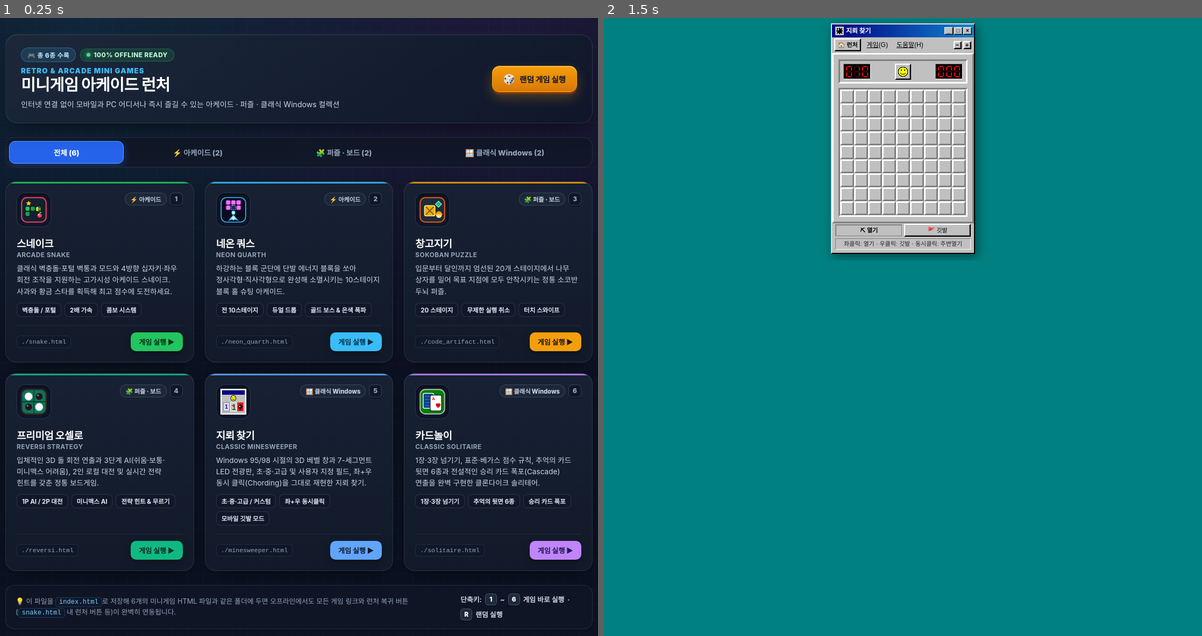
Above: before the commit, frames 1-2 (left to right).
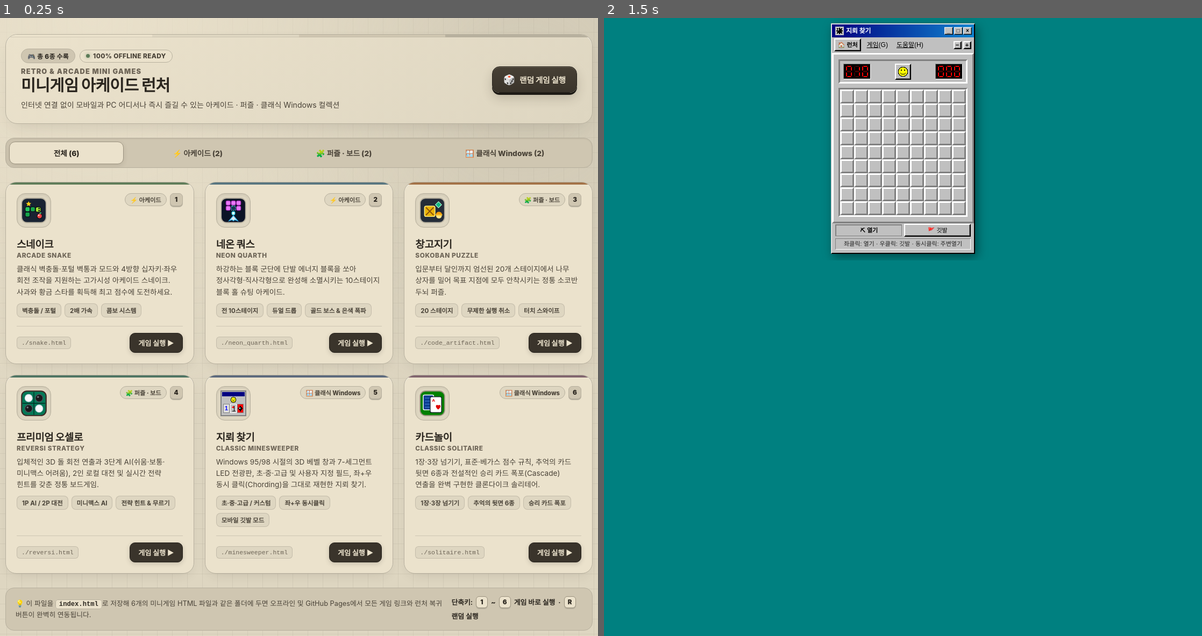
Above: after the commit, the same moments.

Repository: codesamchon/minigames
Game: browser game, page index.html
Same seed, same stepped clock (60 frames per second), same inputs: the game is played once before the commit and once after it.
Inputs:
- Up to frame 1 (0.25 s): no input
- Up to frame 2 (1.5 s): click "1 🪟 클래식 Windows 5 지뢰 찾기 CLASS…" at 0.27 s; hold Left from 1.03 s (still down); tap Space at 1.1 s

The runs differ from the first frame. In frame 1, 99% of the frame differs, in the area x 0-100%, y 0-100%; in frame 2, nothing differs.

Commit message:
Add files via upload

Diff:
--- a/index.html
+++ b/index.html
@@ -5,33 +5,32 @@
   <meta name="viewport" content="width=device-width, initial-scale=1.0, viewport-fit=cover" />
   <meta name="mobile-web-app-capable" content="yes" />
   <meta name="apple-mobile-web-app-capable" content="yes" />
-  <meta name="apple-mobile-web-app-status-bar-style" content="black-translucent" />
-  <meta name="theme-color" content="#0b1120" />
+  <meta name="apple-mobile-web-app-status-bar-style" content="default" />
+  <meta name="theme-color" content="#DED6C1" />
   <title>RETRO &amp; ARCADE MINI GAMES - 미니게임 아케이드 런처</title>
 
   <!-- 외부 CDN 없이 100% 오프라인에서 즉시 동작하는 자체 스타일시트 -->
   <style>
     /* =========================================================================
-       1. 디자인 토큰 & 다크 슬레이트 아케이드 테마 변수
+       1. 디자인 토큰 & 웜 뉴트럴 샌드(Color Hunt Palette) 테마 변수
+          Palette: #EBE2CC · #DED6C1 · #CFC6B1 · #B7B09E
        ========================================================================= */
     :root {
-      --bg-deep: #0b1120;
-      --bg-surface: #111827;
-      --bg-card: #172133;
-      --bg-card-hover: #1e293b;
-      --bg-elevated: #243247;
-      --border-subtle: rgba(148, 163, 184, 0.16);
-      --border-strong: rgba(148, 163, 184, 0.32);
-
-      --text-primary: #f8fafc;
-      --text-secondary: #cbd5e1;
-      --text-muted: #94a3b8;
-
-      --accent-cyan: #38bdf8;
-      --accent-emerald: #22c55e;
-      --accent-amber: #f59e0b;
-      --accent-violet: #a855f7;
-      --accent-rose: #fb7185;
+      /* 핵심 4색 팔레트 */
+      --pal-cream: #EBE2CC;   /* 1단계: 가장 밝은 웜 크림 (카드 & 메인 서피스) */
+      --pal-linen: #DED6C1;   /* 2단계: 소프트 리넨 베이지 (배경 & 내부 웰) */
+      --pal-stone: #CFC6B1;   /* 3단계: 뮤트 스톤 그레이지 (보조 바 & 태그/호버) */
+      --pal-taupe: #B7B09E;   /* 4단계: 딥 토프 (보더, 입체 베벨, 포인트 구조물) */
+
+      /* 가독성을 위한 웜 차콜/에스프레소 텍스트 및 딥 포인트 */
+      --ink-strong: #2B261F;
+      --ink-body: #4A4338;
+      --ink-muted: #6E6557;
+      --ink-cta: #3A342B;
+      --ink-cta-hover: #24201A;
+
+      --border-subtle: rgba(183, 176, 158, 0.65);
+      --border-strong: #9A917E;
 
       --safe-top: env(safe-area-inset-top, 0px);
       --safe-bottom: env(safe-area-inset-bottom, 0px);
@@ -51,8 +50,8 @@
 
     html {
       scroll-behavior: smooth;
-      background-color: var(--bg-deep);
-      color: var(--text-primary);
+      background-color: var(--pal-linen);
+      color: var(--ink-strong);
       font-family: var(--font-sans);
       -webkit-font-smoothing: antialiased;
     }
@@ -62,13 +61,13 @@
       min-height: 100dvh;
       display: flex;
       flex-direction: column;
-      background-color: var(--bg-deep);
-      /* 은은한 아케이드 그리드 및 상단 네온 글로우 배경 */
+      background-color: var(--pal-linen);
+      /* 팔레트 4색이 어우러지는 은은한 그리드 및 상단 크림 광원 배경 */
       background-image:
-        radial-gradient(circle at 18% 0%, rgba(56, 189, 248, 0.13) 0%, transparent 46%),
-        radial-gradient(circle at 82% 6%, rgba(168, 85, 247, 0.12) 0%, transparent 44%),
-        linear-gradient(rgba(148, 163, 184, 0.035) 1px, transparent 1px),
-        linear-gradient(90deg, rgba(148, 163, 184, 0.035) 1px, transparent 1px);
+        radial-gradient(circle at 18% 0%, rgba(235, 226, 204, 0.85) 0%, transparent 50%),
+        radial-gradient(circle at 85% 12%, rgba(183, 176, 158, 0.35) 0%, transparent 46%),
+        linear-gradient(rgba(183, 176, 158, 0.28) 1px, transparent 1px),
+        linear-gradient(90deg, rgba(183, 176, 158, 0.28) 1px, transparent 1px);
       background-size: 100% 100%, 100% 100%, 28px 28px, 28px 28px;
       padding-top: var(--safe-top);
       padding-bottom: var(--safe-bottom);
@@ -97,21 +96,39 @@
     }
 
     /* =========================================================================
-       2. 상단 헤더 영역 (타이틀, 6종 수록 배지, 랜덤 실행 버튼)
+       2. 상단 헤더 영역 (타이틀, 6종 수록 배지, 팔레트 스트립, 랜덤 실행 버튼)
        ========================================================================= */
     .hero-header {
-      background: linear-gradient(145deg, rgba(30, 41, 59, 0.86), rgba(15, 23, 42, 0.92));
-      border: 1px solid var(--border-subtle);
+      background: linear-gradient(145deg, var(--pal-cream) 0%, var(--pal-linen) 100%);
+      border: 1.5px solid var(--pal-taupe);
       border-radius: 22px;
       padding: 20px 20px;
       box-shadow:
-        0 18px 40px -16px rgba(0, 0, 0, 0.65),
-        inset 0 1px 0 rgba(255, 255, 255, 0.07);
+        0 14px 30px -14px rgba(58, 52, 43, 0.18),
+        inset 0 1px 0 rgba(255, 255, 255, 0.65);
       display: flex;
       flex-direction: column;
       gap: 16px;
       position: relative;
       overflow: hidden;
+    }
+
+    /* 상단 4색 팔레트 시그니처 바 */
+    .hero-header::before {
+      content: "";
+      position: absolute;
+      top: 0;
+      left: 0;
+      right: 0;
+      height: 5px;
+      background: linear-gradient(
+        90deg,
+        #EBE2CC 0%, #EBE2CC 25%,
+        #DED6C1 25%, #DED6C1 50%,
+        #CFC6B1 50%, #CFC6B1 75%,
+        #B7B09E 75%, #B7B09E 100%
+      );
+      border-bottom: 1px solid rgba(183, 176, 158, 0.45);
     }
 
     @media (min-width: 768px) {
@@ -119,7 +136,7 @@
         flex-direction: row;
         align-items: center;
         justify-content: space-between;
-        padding: 24px 28px;
+        padding: 26px 28px 24px;
       }
     }
 
@@ -144,31 +161,31 @@
       border-radius: 999px;
       font-size: 0.74rem;
       font-weight: 800;
-      letter-spacing: 0.04em;
-      background: rgba(56, 189, 248, 0.14);
-      border: 1px solid rgba(56, 189, 248, 0.36);
-      color: #bae6fd;
+      letter-spacing: 0.03em;
+      background: var(--pal-stone);
+      border: 1px solid var(--pal-taupe);
+      color: var(--ink-strong);
     }
 
     .status-pill.offline {
-      background: rgba(34, 197, 94, 0.14);
-      border-color: rgba(34, 197, 94, 0.36);
-      color: #bbf7d0;
+      background: var(--pal-cream);
+      border-color: var(--pal-taupe);
+      color: var(--ink-body);
     }
 
     .status-dot {
       width: 7px;
       height: 7px;
       border-radius: 50%;
-      background: #4ade80;
-      box-shadow: 0 0 8px #4ade80;
+      background: #5B7B57;
+      box-shadow: 0 0 6px rgba(91, 123, 87, 0.55);
     }
 
     .hero-eyebrow {
-      font-size: 0.82rem;
+      font-size: 0.8rem;
       font-weight: 900;
       letter-spacing: 0.09em;
-      color: var(--accent-cyan);
+      color: var(--ink-muted);
       text-transform: uppercase;
     }
 
@@ -177,16 +194,16 @@
       font-weight: 900;
       letter-spacing: -0.02em;
       line-height: 1.22;
-      color: #ffffff;
+      color: var(--ink-strong);
     }
 
     .hero-sub {
       font-size: 0.88rem;
-      color: var(--text-secondary);
+      color: var(--ink-body);
       line-height: 1.5;
     }
 
-    /* 랜덤 게임 실행 버튼 */
+    /* 랜덤 게임 실행 버튼 (레트로 키캡 입체감) */
     .hero-actions {
       display: flex;
       align-items: center;
@@ -198,9 +215,9 @@
       width: 100%;
       padding: 13px 20px;
       border-radius: 14px;
-      border: 1px solid rgba(250, 204, 21, 0.5);
-      background: linear-gradient(180deg, #f59e0b 0%, #d97706 100%);
-      color: #0f172a;
+      border: 1.5px solid var(--ink-cta-hover);
+      background: linear-gradient(180deg, #474035 0%, var(--ink-cta) 100%);
+      color: var(--pal-cream);
       font-family: inherit;
       font-size: 0.92rem;
       font-weight: 900;
@@ -211,9 +228,9 @@
       justify-content: center;
       gap: 8px;
       box-shadow:
-        0 4px 0 #78350f,
-        0 10px 22px rgba(245, 158, 11, 0.28),
-        inset 0 1px 0 rgba(255, 255, 255, 0.45);
+        0 4px 0 #1E1B16,
+        0 10px 20px rgba(43, 38, 31, 0.2),
+        inset 0 1px 0 rgba(235, 226, 204, 0.22);
       transition: transform 0.1s ease, filter 0.15s ease, box-shadow 0.1s ease;
     }
 
@@ -224,14 +241,14 @@
     }
 
     .random-btn:hover {
-      filter: brightness(1.07);
+      filter: brightness(1.08);
     }
 
     .random-btn:active {
       transform: translateY(3px);
       box-shadow:
-        0 1px 0 #78350f,
-        0 4px 10px rgba(245, 158, 11, 0.25);
+        0 1px 0 #1E1B16,
+        0 4px 10px rgba(43, 38, 31, 0.18);
     }
 
     .dice-icon {
@@ -254,9 +271,10 @@
       gap: 8px;
       overflow-x: auto;
       padding: 6px;
-      background: rgba(17, 24, 39, 0.85);
-      border: 1px solid var(--border-subtle);
+      background: var(--pal-stone);
+      border: 1.5px solid var(--pal-taupe);
       border-radius: 16px;
+      box-shadow: inset 0 1px 3px rgba(58, 52, 43, 0.08);
       scrollbar-width: none;
     }
 
@@ -270,7 +288,7 @@
       border-radius: 11px;
       border: 1px solid transparent;
       background: transparent;
-      color: var(--text-muted);
+      color: var(--ink-body);
       font-family: inherit;
       font-size: 0.86rem;
       font-weight: 800;
@@ -284,15 +302,15 @@
     }
 
     .filter-tab:hover {
-      color: var(--text-primary);
-      background: rgba(51, 65, 85, 0.42);
+      color: var(--ink-strong);
+      background: rgba(235, 226, 204, 0.65);
     }
 
     .filter-tab.active {
-      background: #2563eb;
-      border-color: #60a5fa;
-      color: #ffffff;
-      box-shadow: 0 4px 14px rgba(37, 99, 235, 0.38);
+      background: var(--pal-cream);
+      border-color: var(--border-strong);
+      color: var(--ink-strong);
+      box-shadow: 0 3px 10px rgba(58, 52, 43, 0.12);
     }
 
     /* =========================================================================
@@ -327,13 +345,13 @@
       gap: 16px;
       text-decoration: none;
       color: inherit;
-      background: linear-gradient(180deg, var(--bg-card) 0%, #121a29 100%);
-      border: 1px solid var(--border-subtle);
+      background: var(--pal-cream);
+      border: 1.5px solid var(--pal-taupe);
       border-radius: 20px;
       padding: 20px;
       box-shadow:
-        0 12px 28px -12px rgba(0, 0, 0, 0.6),
-        inset 0 1px 0 rgba(255, 255, 255, 0.05);
+        0 10px 24px -12px rgba(58, 52, 43, 0.18),
+        inset 0 1px 0 rgba(255, 255, 255, 0.65);
       transition:
         transform 0.2s cubic-bezier(0.16, 1, 0.3, 1),
         border-color 0.2s ease,
@@ -343,27 +361,27 @@
       overflow: hidden;
     }
 
-    /* 카드 상단 테마 컬러 액센트 라인 */
+    /* 카드 상단 차분한 테마 컬러 액센트 라인 */
     .game-card::before {
       content: "";
       position: absolute;
       top: 0;
       left: 0;
       right: 0;
-      height: 3px;
-      background: var(--card-accent, #38bdf8);
-      opacity: 0.85;
+      height: 4px;
+      background: var(--card-accent, var(--pal-taupe));
+      opacity: 0.9;
       transition: height 0.2s ease, opacity 0.2s ease;
     }
 
     .game-card:hover,
     .game-card:focus-visible {
       transform: translateY(-4px);
-      background: linear-gradient(180deg, var(--bg-card-hover) 0%, #162033 100%);
+      background: linear-gradient(180deg, #F2EAD7 0%, var(--pal-cream) 100%);
       border-color: var(--card-accent, var(--border-strong));
       box-shadow:
-        0 20px 36px -14px rgba(0, 0, 0, 0.72),
-        0 0 0 1px rgba(255, 255, 255, 0.06);
+        0 18px 32px -14px rgba(58, 52, 43, 0.26),
+        0 0 0 1px rgba(154, 145, 126, 0.28);
       outline: none;
     }
 
@@ -373,8 +391,8 @@
 
     /* 랜덤 선택 시 강조 효과 */
     .game-card.spotlight {
-      border-color: #facc15 !important;
-      box-shadow: 0 0 0 3px rgba(250, 204, 21, 0.6), 0 20px 40px rgba(0, 0, 0, 0.8) !important;
+      border-color: var(--ink-strong) !important;
+      box-shadow: 0 0 0 3px var(--pal-taupe), 0 18px 36px rgba(43, 38, 31, 0.28) !important;
       transform: translateY(-5px) scale(1.015);
     }
 
@@ -410,13 +428,13 @@
       width: 64px;
       height: 64px;
       border-radius: 16px;
-      background: #0f172a;
-      border: 1px solid rgba(148, 163, 184, 0.22);
+      background: var(--pal-linen);
+      border: 1.5px solid var(--pal-taupe);
       display: flex;
       align-items: center;
       justify-content: center;
       flex-shrink: 0;
-      box-shadow: inset 0 2px 6px rgba(0, 0, 0, 0.55);
+      box-shadow: inset 0 2px 4px rgba(58, 52, 43, 0.1);
       overflow: hidden;
     }
 
@@ -444,24 +462,24 @@
       border-radius: 999px;
       font-size: 0.7rem;
       font-weight: 800;
-      background: rgba(30, 41, 59, 0.9);
-      border: 1px solid rgba(148, 163, 184, 0.25);
-      color: var(--text-secondary);
+      background: var(--pal-linen);
+      border: 1px solid var(--pal-taupe);
+      color: var(--ink-body);
     }
 
     .key-badge {
       width: 24px;
       height: 24px;
       border-radius: 7px;
-      background: #0f172a;
-      border: 1px solid rgba(148, 163, 184, 0.3);
-      color: var(--text-muted);
+      background: var(--pal-stone);
+      border: 1px solid var(--pal-taupe);
+      color: var(--ink-strong);
       font-size: 0.72rem;
       font-weight: 900;
       display: inline-flex;
       align-items: center;
       justify-content: center;
-      box-shadow: 0 2px 0 rgba(0, 0, 0, 0.45);
+      box-shadow: 0 2px 0 var(--pal-taupe);
     }
 
     /* 로컬 기록 배지 (스네이크 최고점수, 소코반 클리어 수 등) */
@@ -473,15 +491,15 @@
       border-radius: 999px;
       font-size: 0.71rem;
       font-weight: 800;
-      background: rgba(250, 204, 21, 0.15);
-      border: 1px solid rgba(250, 204, 21, 0.42);
-      color: #fef08a;
+      background: var(--pal-stone);
+      border: 1px solid var(--border-strong);
+      color: var(--ink-strong);
     }
 
     .record-badge.cleared {
-      background: rgba(34, 197, 94, 0.15);
-      border-color: rgba(34, 197, 94, 0.42);
-      color: #bbf7d0;
+      background: rgba(91, 123, 87, 0.15);
+      border-color: rgba(91, 123, 87, 0.45);
+      color: #354D32;
     }
 
     .record-badge.visible {
@@ -505,21 +523,21 @@
     .card-title {
       font-size: 1.18rem;
       font-weight: 900;
-      color: #ffffff;
+      color: var(--ink-strong);
       letter-spacing: -0.015em;
     }
 
     .card-subtitle {
       font-size: 0.74rem;
-      font-weight: 700;
-      letter-spacing: 0.04em;
-      color: var(--text-muted);
+      font-weight: 800;
+      letter-spacing: 0.05em;
+      color: var(--ink-muted);
     }
 
     .card-desc {
       font-size: 0.85rem;
       line-height: 1.56;
-      color: var(--text-secondary);
+      color: var(--ink-body);
       word-break: keep-all;
     }
 
@@ -536,9 +554,9 @@
       border-radius: 8px;
       font-size: 0.72rem;
       font-weight: 700;
-      background: rgba(15, 23, 42, 0.75);
-      border: 1px solid rgba(148, 163, 184, 0.2);
-      color: #e2e8f0;
+      background: var(--pal-linen);
+      border: 1px solid var(--border-subtle);
+      color: var(--ink-body);
     }
 
     /* 카드 하단: 파일 경로 표시 + 게임 실행 CTA 버튼 */
@@ -548,17 +566,17 @@
       justify-content: space-between;
       gap: 10px;
       padding-top: 12px;
-      border-top: 1px solid rgba(148, 163, 184, 0.12);
+      border-top: 1px solid rgba(183, 176, 158, 0.55);
     }
 
     .file-label {
       font-family: ui-monospace, SFMono-Regular, Menlo, Monaco, Consolas, monospace;
       font-size: 0.72rem;
-      color: var(--text-muted);
-      background: rgba(15, 23, 42, 0.65);
+      color: var(--ink-muted);
+      background: var(--pal-linen);
       padding: 4px 8px;
       border-radius: 6px;
-      border: 1px solid rgba(148, 163, 184, 0.14);
+      border: 1px solid var(--border-subtle);
     }
 
     .play-cta {
@@ -570,14 +588,17 @@
       border-radius: 10px;
       font-size: 0.82rem;
       font-weight: 900;
-      background: var(--card-accent, #2563eb);
-      color: var(--cta-text, #0b1120);
-      box-shadow: 0 4px 12px rgba(0, 0, 0, 0.35);
-      transition: transform 0.15s ease, filter 0.15s ease;
+      background: var(--ink-cta);
+      color: var(--pal-cream);
+      border: 1px solid var(--ink-cta-hover);
+      box-shadow: 0 3px 8px rgba(43, 38, 31, 0.18);
+      transition: transform 0.15s ease, background 0.15s ease;
     }
 
     .game-card:hover .play-cta {
-      filter: brightness(1.1);
+      background: var(--card-accent, var(--ink-cta-hover));
+      color: #FAF6EC;
+      border-color: transparent;
       transform: translateX(2px);
     }
 
@@ -585,15 +606,15 @@
        5. 하단 안내 푸터
        ========================================================================= */
     .launcher-footer {
-      background: rgba(17, 24, 39, 0.78);
-      border: 1px solid var(--border-subtle);
+      background: var(--pal-stone);
+      border: 1.5px solid var(--pal-taupe);
       border-radius: 16px;
       padding: 15px 18px;
       display: flex;
       flex-direction: column;
       gap: 8px;
       font-size: 0.8rem;
-      color: var(--text-muted);
+      color: var(--ink-body);
       line-height: 1.55;
     }
 
@@ -607,18 +628,19 @@
     }
 
     .footer-guide strong {
-      color: var(--text-primary);
+      color: var(--ink-strong);
       font-weight: 800;
     }
 
     .footer-code {
       font-family: ui-monospace, SFMono-Regular, Menlo, Consolas, monospace;
-      background: #0f172a;
-      color: #7dd3fc;
+      background: var(--pal-cream);
+      color: var(--ink-strong);
       padding: 1px 6px;
       border-radius: 5px;
-      border: 1px solid rgba(56, 189, 248, 0.25);
+      border: 1px solid var(--pal-taupe);
       font-size: 0.76rem;
+      font-weight: 700;
     }
 
     .shortcut-hint {
@@ -627,7 +649,7 @@
       flex-wrap: wrap;
       gap: 6px;
       white-space: nowrap;
-      color: var(--text-secondary);
+      color: var(--ink-strong);
       font-weight: 700;
     }
 
@@ -639,12 +661,12 @@
       height: 22px;
       padding: 0 6px;
       border-radius: 6px;
-      background: #1e293b;
-      border: 1px solid rgba(148, 163, 184, 0.35);
-      box-shadow: 0 2px 0 #090d16;
+      background: var(--pal-cream);
+      border: 1px solid var(--border-strong);
+      box-shadow: 0 2px 0 var(--pal-taupe);
       font-size: 0.72rem;
       font-weight: 900;
-      color: #f8fafc;
+      color: var(--ink-strong);
     }
   </style>
 </head>
@@ -708,13 +730,13 @@
          class="game-card"
          data-category="arcade"
          data-index="1"
-         style="--card-accent: #22c55e; --cta-text: #052e16;"
+         style="--card-accent: #52734D;"
          aria-label="1번 게임: 스네이크 (Arcade Snake) 실행">
         <div class="card-top">
           <div class="icon-box" aria-hidden="true">
             <!-- 맞춤형 스네이크 & 사과 & 골든스타 SVG 일러스트 -->
             <svg viewBox="0 0 64 64" fill="none">
-              <rect x="4" y="4" width="56" height="56" rx="12" fill="#132032" stroke="#f43f5e" stroke-width="2.5"/>
+              <rect x="4" y="4" width="56" height="56" rx="12" fill="#182232" stroke="#B7B09E" stroke-width="2.2"/>
               <!-- 스네이크 몸통 및 머리 -->
               <rect x="12" y="36" width="11" height="11" rx="3.5" fill="#16a34a" stroke="#090d16" stroke-width="1.5"/>
               <rect x="12" y="24" width="11" height="11" rx="3.5" fill="#22c55e" stroke="#090d16" stroke-width="1.5"/>
@@ -765,13 +787,13 @@
          class="game-card"
          data-category="arcade"
          data-index="2"
-         style="--card-accent: #38bdf8; --cta-text: #082f49;"
+         style="--card-accent: #4A6B78;"
          aria-label="2번 게임: 네온 쿼스 (NEON QUARTH) 실행">
         <div class="card-top">
           <div class="icon-box" aria-hidden="true">
             <!-- 맞춤형 네온 쿼스 블록 홀 & 스타파이터 SVG 일러스트 -->
             <svg viewBox="0 0 64 64" fill="none">
-              <rect x="4" y="4" width="56" height="56" rx="12" fill="#070c1f" stroke="#38bdf8" stroke-width="2"/>
+              <rect x="4" y="4" width="56" height="56" rx="12" fill="#0c1326" stroke="#B7B09E" stroke-width="2.2"/>
               <!-- 상단 하강 도형 (빈 홈 포함) -->
               <rect x="15" y="10" width="10" height="10" rx="2.5" fill="#e879f9" stroke="#a21caf" stroke-width="1.2"/>
               <rect x="27" y="10" width="10" height="10" rx="2.5" fill="#e879f9" stroke="#a21caf" stroke-width="1.2"/>
@@ -819,13 +841,13 @@
          class="game-card"
          data-category="puzzle"
          data-index="3"
-         style="--card-accent: #f59e0b; --cta-text: #1c1917;"
+         style="--card-accent: #9C6639;"
          aria-label="3번 게임: 창고지기 (소코반 퍼즐) 실행">
         <div class="card-top">
           <div class="icon-box" aria-hidden="true">
             <!-- 맞춤형 소코반 나무 상자 & 적벽돌 & 초록 목표점 SVG 일러스트 -->
             <svg viewBox="0 0 64 64" fill="none">
-              <rect x="4" y="4" width="56" height="56" rx="12" fill="#1e293b" stroke="#ea580c" stroke-width="2.5"/>
+              <rect x="4" y="4" width="56" height="56" rx="12" fill="#242c38" stroke="#B7B09E" stroke-width="2.2"/>
               <!-- 우상단 초록 목표 다이아몬드 -->
               <polygon points="46,12 53,19 46,26 39,19" fill="#10b981" stroke="#a7f3d0" stroke-width="1.5"/>
               <!-- 황금빛 나무 상자 -->
@@ -872,13 +894,13 @@
          class="game-card"
          data-category="puzzle"
          data-index="4"
-         style="--card-accent: #10b981; --cta-text: #022c22;"
+         style="--card-accent: #3F6A58;"
          aria-label="4번 게임: 프리미엄 오셀로 (Reversi) 실행">
         <div class="card-top">
           <div class="icon-box" aria-hidden="true">
             <!-- 맞춤형 오셀로 그린 보드 & 흑백 3D 디스크 SVG 일러스트 -->
             <svg viewBox="0 0 64 64" fill="none">
-              <rect x="4" y="4" width="56" height="56" rx="12" fill="#047857" stroke="#3e2723" stroke-width="3"/>
+              <rect x="4" y="4" width="56" height="56" rx="12" fill="#047857" stroke="#3e2723" stroke-width="2.6"/>
               <line x1="32" y1="6" x2="32" y2="58" stroke="#022c22" stroke-width="1.6"/>
               <line x1="6" y1="32" x2="58" y2="32" stroke="#022c22" stroke-width="1.6"/>
               <!-- 백돌 2개 -->
@@ -925,13 +947,13 @@
          class="game-card"
          data-category="classic"
          data-index="5"
-         style="--card-accent: #60a5fa; --cta-text: #0f172a;"
+         style="--card-accent: #4E5E75;"
          aria-label="5번 게임: 지뢰 찾기 (Classic Minesweeper) 실행">
         <div class="card-top">
           <div class="icon-box" aria-hidden="true">
             <!-- 맞춤형 클래식 윈도우 지뢰 찾기 베벨 & 스마일 & 깃발/지뢰 SVG 일러스트 -->
             <svg viewBox="0 0 64 64" fill="none" shape-rendering="crispEdges">
-              <rect x="4" y="4" width="56" height="56" fill="#c0c0c0" stroke="#ffffff" stroke-width="2"/>
+              <rect x="4" y="4" width="56" height="56" fill="#c0c0c0" stroke="#808080" stroke-width="2"/>
               <rect x="6" y="6" width="52" height="10" fill="#000080"/>
               <!-- 노란 스마일 -->
               <circle cx="32" cy="24" r="6" fill="#ffff00" stroke="#000000" stroke-width="1.3"/>
@@ -986,13 +1008,13 @@
          class="game-card"
          data-category="classic"
          data-index="6"
-         style="--card-accent: #c084fc; --cta-text: #1e1b4b;"
+         style="--card-accent: #765864;"
          aria-label="6번 게임: 카드놀이 (Classic Solitaire) 실행">
         <div class="card-top">
           <div class="icon-box" aria-hidden="true">
             <!-- 맞춤형 클래식 솔리테어 플레잉 카드 & 초록 테이블 SVG 일러스트 -->
             <svg viewBox="0 0 64 64" fill="none">
-              <rect x="4" y="4" width="56" height="56" rx="12" fill="#008000" stroke="#c0c0c0" stroke-width="2.2"/>
+              <rect x="4" y="4" width="56" height="56" rx="12" fill="#008000" stroke="#9A917E" stroke-width="2.2"/>
               <!-- 뒷면 파란 체크 카드 -->
               <rect x="11" y="13" width="24" height="34" rx="3" fill="#0b3d91" stroke="#ffffff" stroke-width="1.8"/>
               <path d="M15 20 H31 M15 27 H31 M15 34 H31 M15 41 H31" stroke="#60a5fa" stroke-width="1.2" opacity="0.75"/>
@@ -1038,7 +1060,7 @@
          ===================================================================== -->
     <footer class="launcher-footer">
       <p class="footer-guide">
-        💡 이 파일을 <span class="footer-code">index.html</span>로 저장해 6개의 미니게임 HTML 파일과 같은 폴더에 두면 오프라인에서도 모든 게임 링크와 런처 복귀 버튼(<span class="footer-code">snake.html</span> 내 런처 버튼 등)이 완벽히 연동됩니다.
+        💡 이 파일을 <span class="footer-code">index.html</span>로 저장해 6개의 미니게임 HTML 파일과 같은 폴더에 두면 오프라인 및 GitHub Pages에서 모든 게임 링크와 런처 복귀 버튼이 완벽히 연동됩니다.
       </p>
       <div class="shortcut-hint" aria-label="키보드 단축키 안내">
         <span>단축키:</span>
@@ -1136,7 +1158,6 @@
 
           if (matches) {
             card.classList.remove('hidden-card');
-            // 순차적인 부드러운 등장 애니메이션 부여
             card.style.animationDelay = `${visibleOrder * 35}ms`;
             void card.offsetWidth;
             card.classList.add('fade-in');
